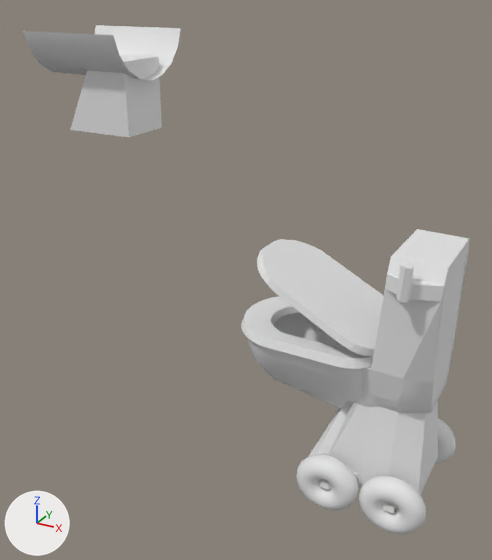
Renders of the FBX model RainbowTeapotGame/Assets/Models/vater.FBX from each side of a commit.
Rendered twice from a camera (50 mm lens) standing at (2.16, -3.34, 0.96) and looking at (0.09, 0.43, -0.92). The axes (+X, +Y, +Z) are drawn at lower left. The lights are the same throughout. Where no turn or scale is listed for an object, it has been applied to the vertices.

The older version as bpy lines, for what is in view:
```python
me_mesh = bpy.data.meshes.new('Mesh')
me_mesh.from_pydata(...)  # 8 vertices, 12 faces; spans x -0.257..0.257, y -0.13..0.248, z 0.0..0.483
me_mesh_001 = bpy.data.meshes.new('Mesh.001')
me_mesh_001.from_pydata(...)  # 54 vertices, 80 faces; spans x -0.751..0.0, y -0.364..0.364, z -0.369..-0.064
me_mesh_004 = bpy.data.meshes.new('Mesh.004')
me_mesh_004.from_pydata(...)  # a torus around z (ring radius 5.9, tube radius 3.9) spanning x -9.8..9.8, y -9.8..9.8, z -3.9..3.9
me_mesh_005 = bpy.data.meshes.new('Mesh.005')
me_mesh_005.from_pydata(...)  # a torus around z (ring radius 5.9, tube radius 3.9) spanning x -9.8..9.8, y -9.8..9.8, z -3.9..3.9
me_mesh_006 = bpy.data.meshes.new('Mesh.006')
me_mesh_006.from_pydata(...)  # a torus around z (ring radius 5.9, tube radius 3.9) spanning x -9.8..9.8, y -9.8..9.8, z -3.9..3.9
ob_box001 = bpy.data.objects.new('Box001', me_mesh)
ob_box001.location = (-0.976, 0.403, 0.004)
ob_cylinder001 = bpy.data.objects.new('Cylinder001', me_mesh_001)
ob_cylinder001.location = (-0.649, 0.467, 0.725)
ob_torus001 = bpy.data.objects.new('Torus001', me_mesh_004)
ob_torus001.location = (0.889, 0.084, -2.091)
ob_torus001.rotation_euler = (1.571, 0.0, 0.0)  # degrees (90, 0, 0)
ob_torus001.scale = (0.0221, 0.0202, 0.0202)
ob_torus002 = bpy.data.objects.new('Torus002', me_mesh_005)
ob_torus002.location = (1.335, 0.084, -2.091)
ob_torus002.rotation_euler = (1.571, 0.0, 0.0)  # degrees (90, 0, 0)
ob_torus002.scale = (0.0221, 0.0202, 0.0202)
ob_torus003 = bpy.data.objects.new('Torus003', me_mesh_006)
ob_torus003.location = (1.335, 0.866, -2.091)
ob_torus003.rotation_euler = (1.571, 0.0, 0.0)  # degrees (90, 0, 0)
ob_torus003.scale = (0.0221, 0.0202, 0.0202)
# also in view: 'Untitled' at (0.67, 0.48, -0.9); 'Sphere002' at (0.77, 0.48, -1.28)
```
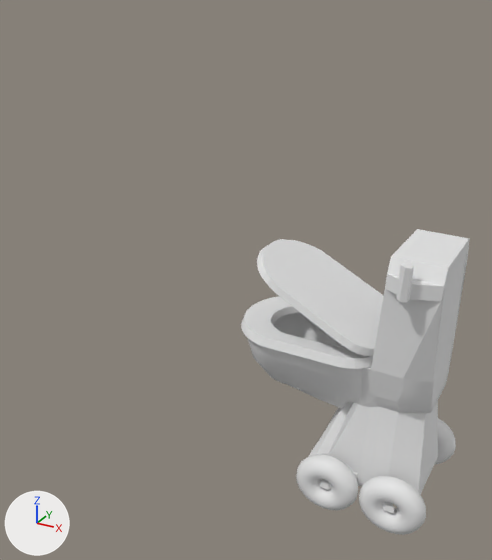
Changed parts and their boxes (x1, y1, x2, y2) in the pictures (492 x 560 px):
'Cylinder001', deleted: before (23, 25, 181, 80)
'Box001', deleted: before (70, 55, 162, 137)

The change in detail:
Mesh me_mesh_002_1 is new.
It is a copy of me_mesh_005.
Object 'Box001' (ob_box001) is deleted.
Object 'Cylinder001' (ob_cylinder001) is deleted.
Object 'Torus001' (ob_torus001) now shows me_mesh_002_1 instead of me_mesh_004.
